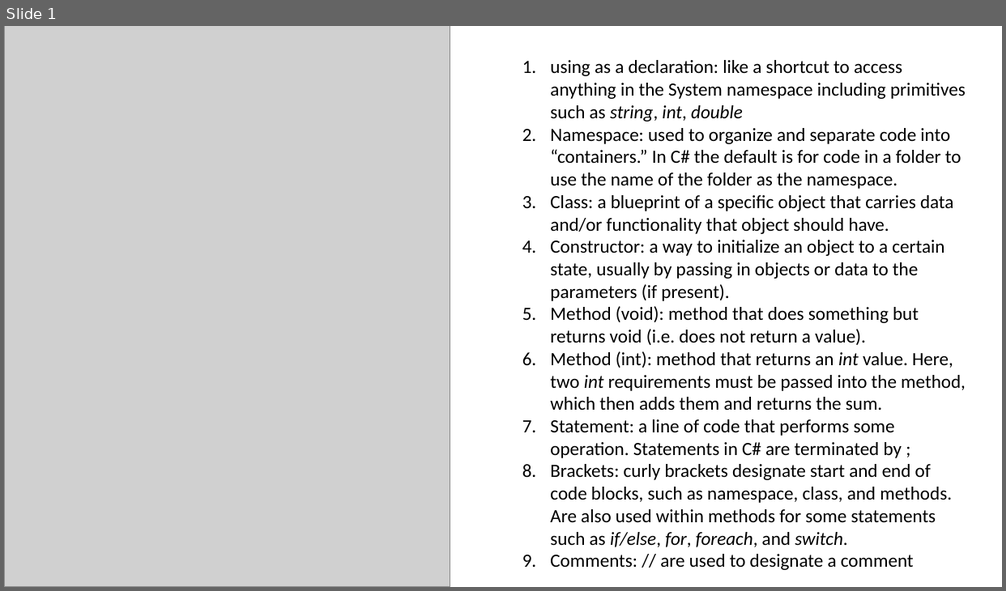
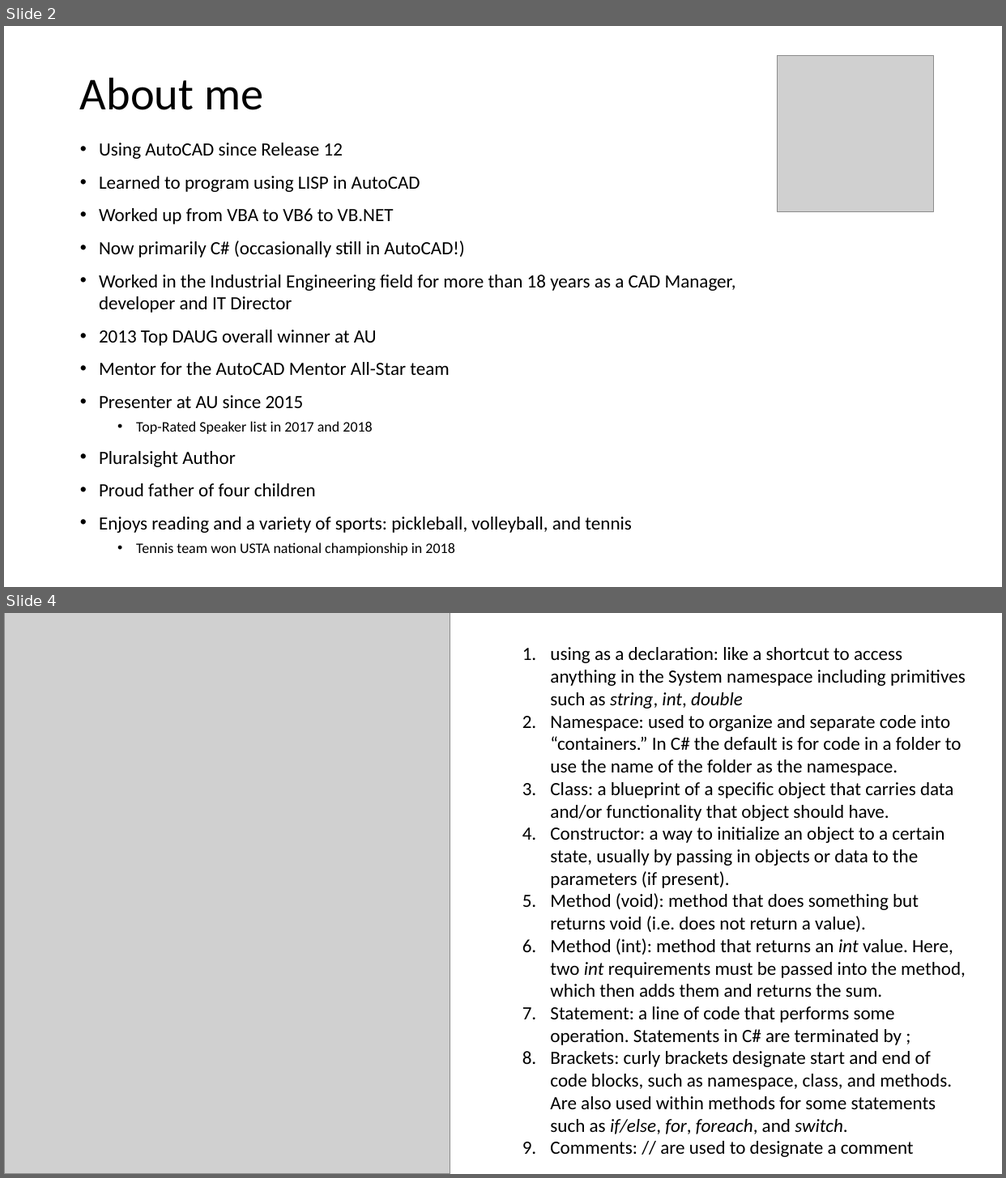
Before and after one commit to 15831944/PowerLaunch2020_FirstPlugin, a slide deck: Plugin Presentation.pptx. Shown one above the other, each under a label of ours: slide 1 before the commit, slides 2 and 4 after it; the slides between them are not shown. The pictures are 1006x591 and 1006x1178 pixels, drawn with LibreOffice and Linux fonts; fonts in the diff are those of the drawing; grey boxes stand for pictures. Boxes give left, top, right and bottom in pixels: in the first picture for what was removed or moved away, otherwise in the second. Text is boxed around its words. In the diff, an @@ line names an element or a change of style, - is before the commit and + after.

Commit message:
Updated Powerpoint.

```diff
--- a/Plugin Presentation.pptx
+++ b/Plugin Presentation.pptx
@@ slide 2 added at [4,26,1002,587], background #FFFFFF @@
@@ picture added at [778,56,933,211] @@
@@ title added at [80,77,263,110], 44 pt, text #000000 @@
+About me
@@ text added at [99,143,736,556], 18 pt, text #000000 @@
+• Using AutoCAD since Release 12
+• Learned to program using LISP in AutoCAD
+• Worked up from VBA to VB6 to VB.NET
+• Now primarily C# (occasionally still in AutoCAD!)
+• Worked in the Industrial Engineering field for more than 18 years as a CAD Manager, developer and IT Director
+• 2013 Top DAUG overall winner at AU
+• Mentor for the AutoCAD Mentor All-Star team
+• Presenter at AU since 2015
+  • Top-Rated Speaker list in 2017 and 2018
+• Pluralsight Author
+• Proud father of four children
+• Enjoys reading and a variety of sports: pickleball, volleyball, and tennis
+  • Tennis team won USTA national championship in 2018
@@ what was slide 1 is now slide 4 @@
```
Also in this commit, not shown: 2 other slides added.
